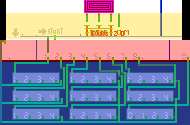
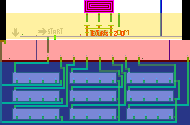
Before/after of a (190, 125) layered artwork. What changed in the layer stack:
painted on "Entities" over left=16, top=55, right=188, bottom=115
painted on "Blocks" over left=14, top=53, right=186, bottom=119
